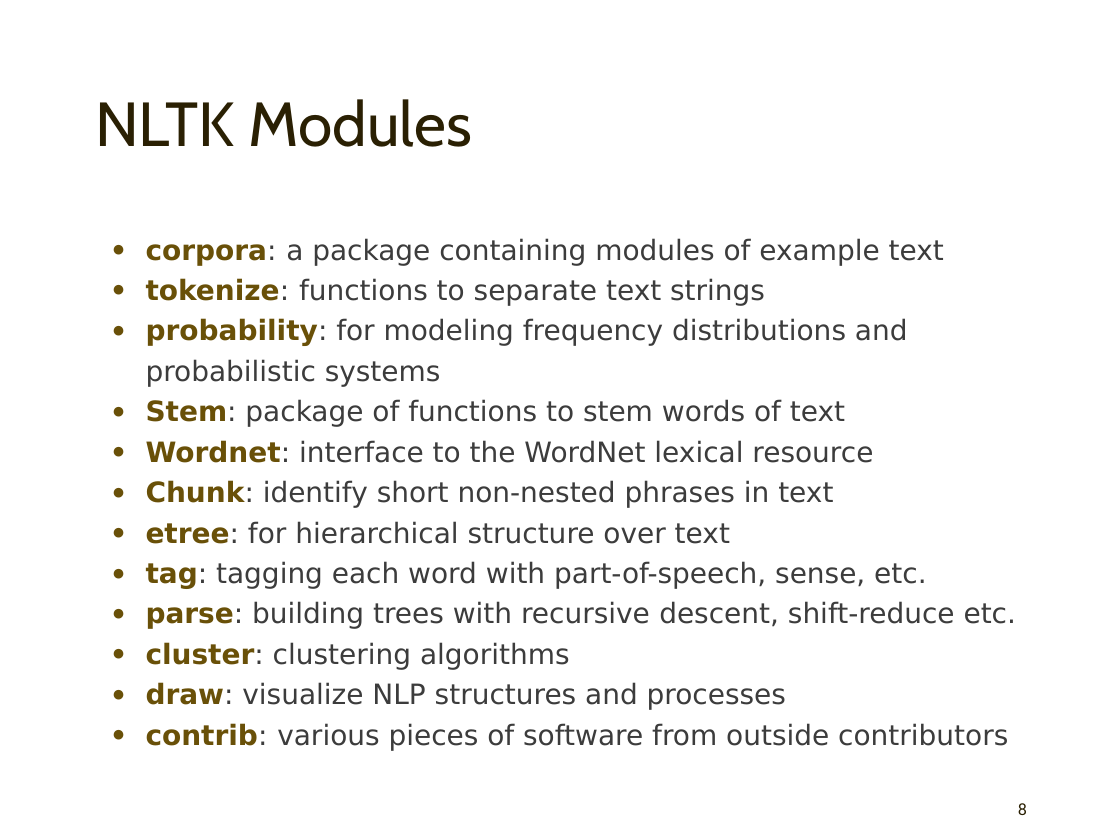
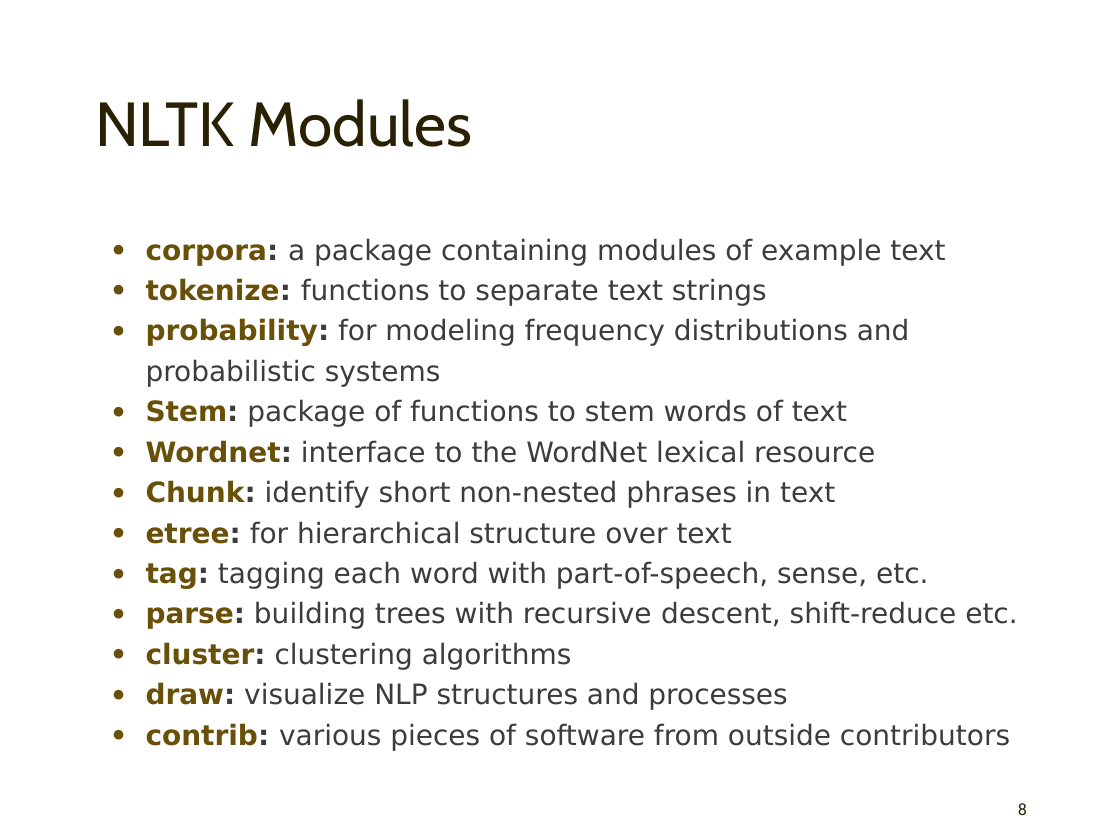
Before and after one commit to mahozad/presentations, a slide deck: slide 8 of nltk.pptx. Drawn at 1120x840 pixels with LibreOffice and Linux fonts; fonts in the diff are those of the drawing. Boxes give left, top, right and bottom in pixels: in the first picture for what was removed or moved away, otherwise in the second. Text is boxed around its words. In the diff, an @@ line names an element or a change of style, - is before the commit and + after.

Commit message:
Update nltk presentation

```diff
--- a/nltk.pptx
+++ b/nltk.pptx
@@ text "corpora: a package containing modules ..." at <box>146,238,1017,751</box>: bold on in "corpora:", "tokenize:", "probability:", "Stem:" and 8 more places @@
```
Also in this commit, not shown: 1 other slide changed, 1 other file.
